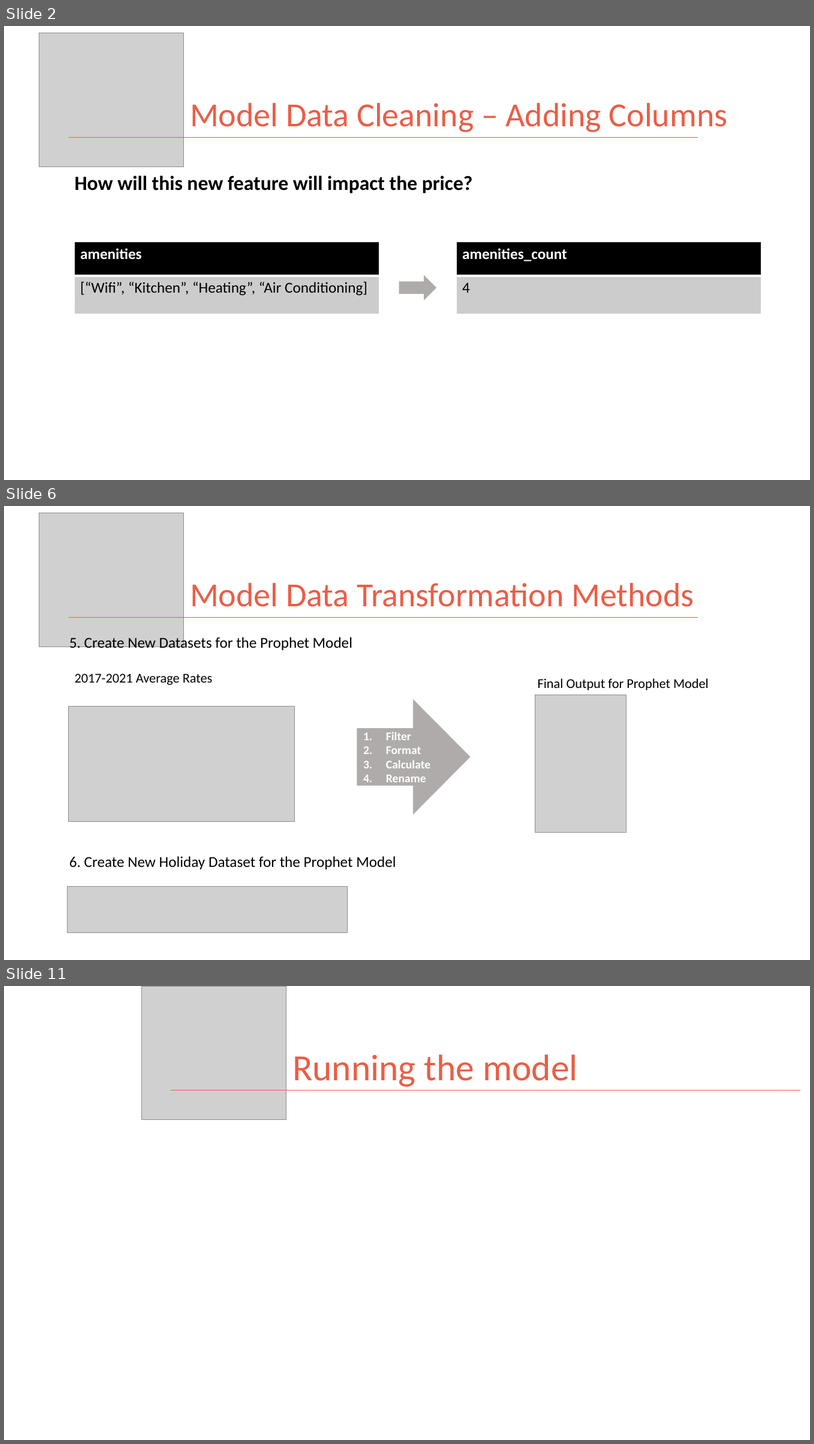
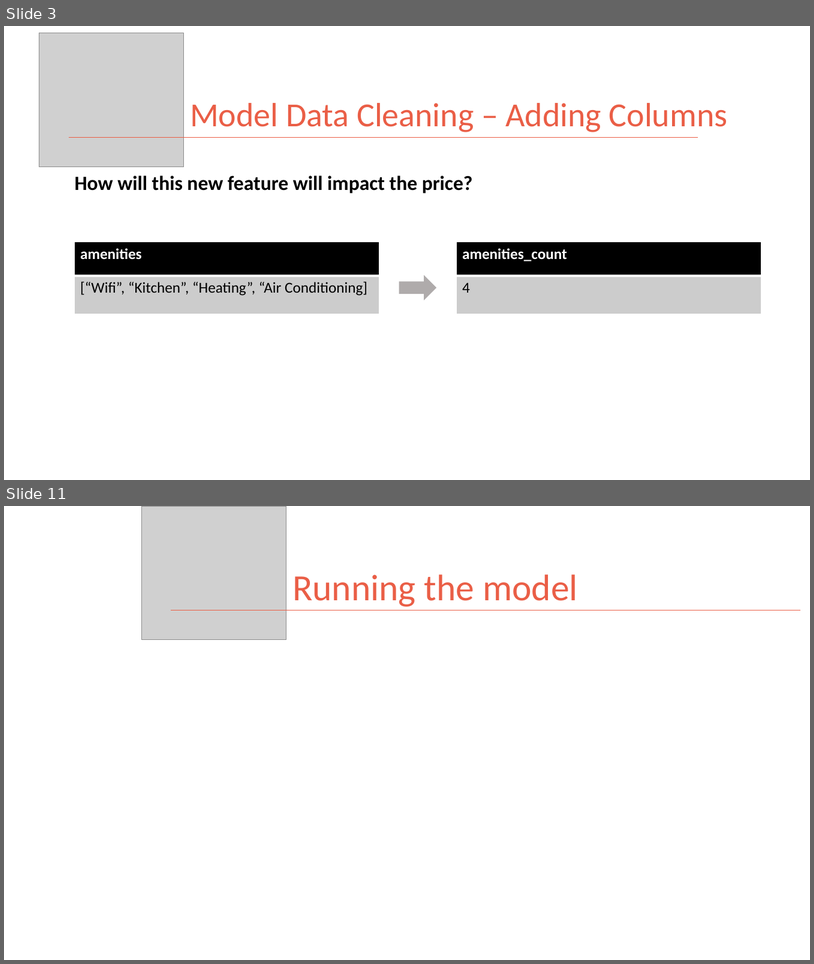
Before and after one commit to kman4/AirbnbPredictions, a slide deck: Airbnb Price Predictions (Model).pptx. Shown one above the other, each under a label of ours: slides 2, 6 and 11 before the commit, slides 3 and 11 after it; the slides between them are not shown. The pictures are 814x1444 and 814x964 pixels, drawn with LibreOffice and Linux fonts; fonts in the diff are those of the drawing; grey boxes stand for pictures. Boxes give left, top, right and bottom in pixels: in the first picture for what was removed or moved away, otherwise in the second. Text is boxed around its words. In the diff, an @@ line names an element or a change of style, - is before the commit and + after.

```diff
--- a/Airbnb Price Predictions (Model).pptx
+++ b/Airbnb Price Predictions (Model).pptx
@@ slide 6 removed at [4, 506, 810, 960], background #FFFFFF @@
@@ picture removed at [39, 513, 183, 647] @@
@@ title removed at [190, 583, 694, 607] @@
-Model Data Transformation Methods
@@ line removed from (69, 618) to (698, 618) @@
@@ text removed at [69, 636, 353, 652] @@
-5. Create New Datasets for the Prophet Model
@@ text removed at [75, 673, 213, 685] @@
-2017-2021 Average Rates
@@ text removed at [538, 678, 709, 690] @@
-Final Output for Prophet Model
@@ right arrow removed at [358, 700, 470, 813] @@
-1. Filter
-2. Format
-3. Calculate
-4. Rename
@@ picture removed at [536, 696, 627, 832] @@
@@ picture removed at [69, 706, 295, 821] @@
@@ text removed at [69, 856, 396, 869] @@
-6. Create New Holiday Dataset for the Prophet Model
@@ picture removed at [67, 886, 347, 933] @@
@@ what was slide 2 is now slide 3 @@
```
Also in this commit, not shown: 4 slides changed, 3 slides added, 2 other slides removed, 2 other files.
